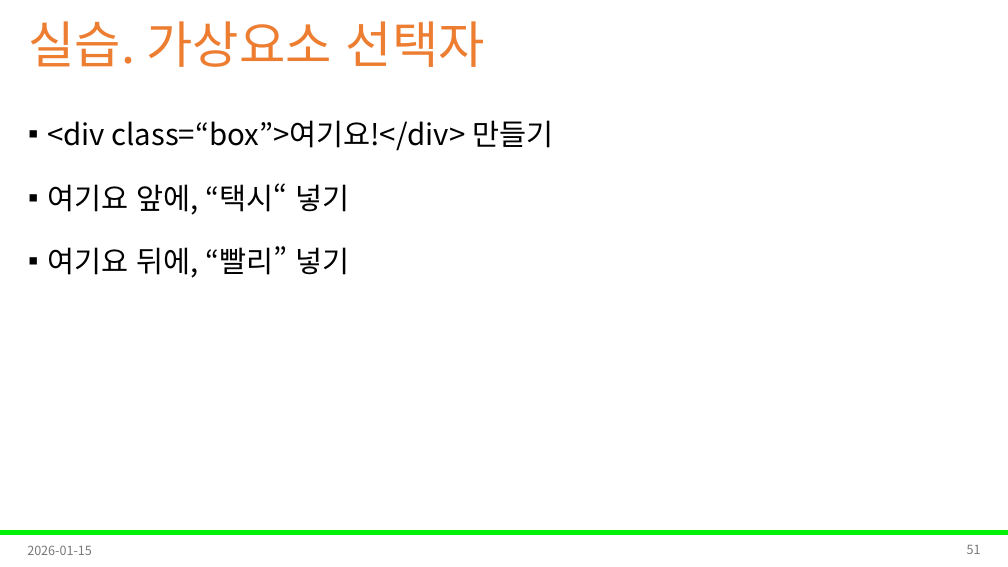
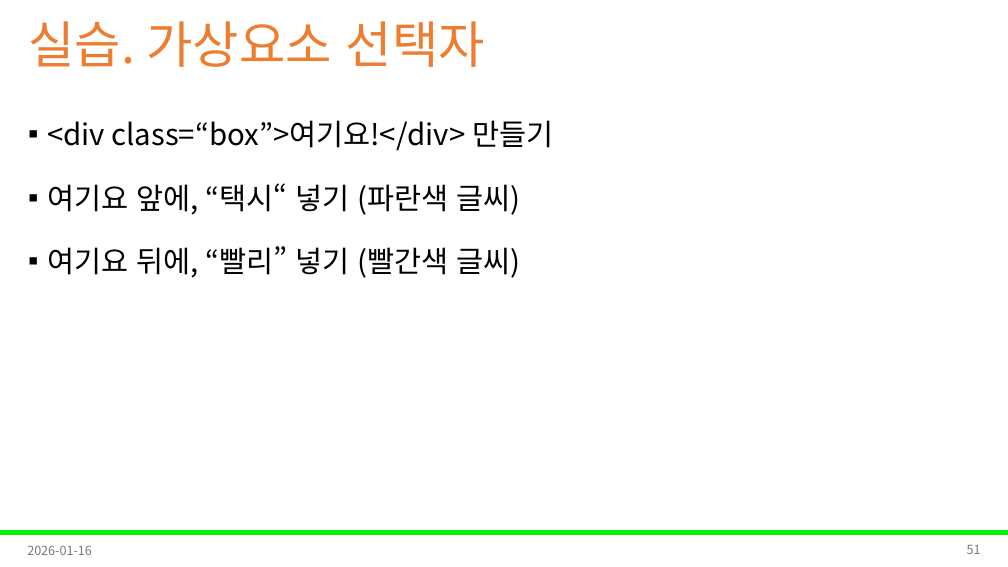
Before and after one commit to Leader-Lesson/KDT_RE_5th, a slide deck: slide 51 of material/4_WEB/02_CSS(1).pptx. Drawn at 1008x567 pixels with LibreOffice and Linux fonts; fonts in the diff are those of the drawing; background and template pictures are left out. Boxes give left, top, right and bottom in pixels: in the first picture for what was removed or moved away, otherwise in the second. Text is boxed around its words. In the diff, an @@ line names an element or a change of style, - is before the commit and + after.

```diff
--- a/material/4_WEB/02_CSS(1).pptx
+++ b/material/4_WEB/02_CSS(1).pptx
@@ text at [47, 183, 521, 278]: text changed @@
-▪ 여기요 앞에, “택시“ 넣기
-▪ 여기요 뒤에, “빨리” 넣기
+▪ 여기요 앞에, “택시“ 넣기 (파란색 글씨)
+▪ 여기요 뒤에, “빨리” 넣기 (빨간색 글씨)
@@ text at [27, 545, 92, 555]: text changed @@
-2026-01-15
+2026-01-16
```
Also in this commit, not shown: 42 other slides changed.
